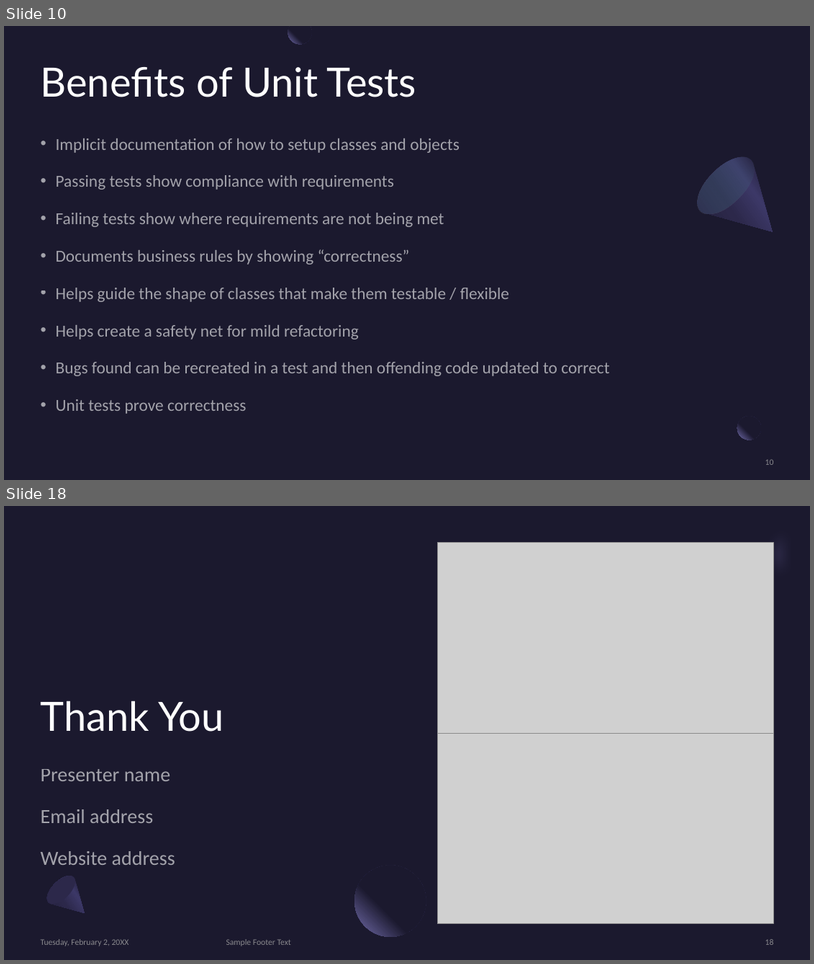
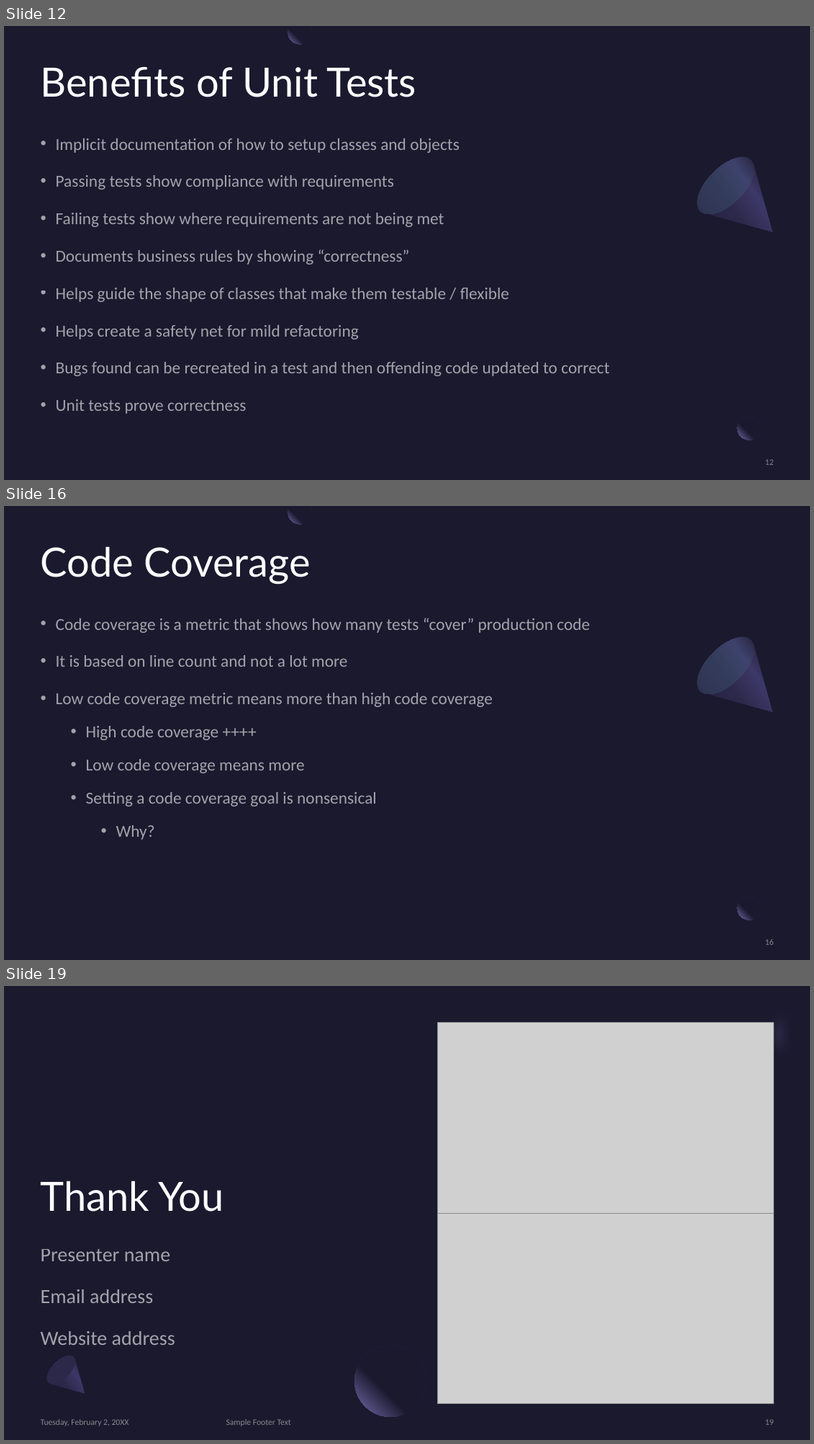
Before and after one commit to Three97/UnitTestingPresentation, a slide deck: PowerPoint/UnitTestingInCSharp.pptx. Shown one above the other, each under a label of ours: slides 10 and 18 before the commit, slides 12, 16 and 19 after it; the slides between them are not shown. The pictures are 814x964 and 814x1444 pixels, drawn with LibreOffice and Linux fonts; fonts in the diff are those of the drawing; grey boxes stand for pictures. Boxes give left, top, right and bottom in pixels: in the first picture for what was removed or moved away, otherwise in the second. Text is boxed around its words. In the diff, an @@ line names an element or a change of style, - is before the commit and + after.

```diff
--- a/PowerPoint/UnitTestingInCSharp.pptx
+++ b/PowerPoint/UnitTestingInCSharp.pptx
@@ slide 16 added at (4, 506, 810, 960), background #1B192E; not listed: 2 template elements that a slide beside it also shows @@
@@ freeform shape added at (288, 506, 312, 524), fill gradient #1B192E to #7771B2 @@
@@ title added at (41, 546, 310, 584), 48 pt, text #FFFFFF @@
+Code Coverage
@@ text added at (56, 618, 590, 839), 20 pt, text #FFFFFF at 60% opacity @@
+• Code coverage is a metric that shows how many tests “cover” production code
+• It is based on line count and not a lot more
+• Low code coverage metric means more than high code coverage
+  • High code coverage ++++
+  • Low code coverage means more
+  • Setting a code coverage goal is nonsensical
+    • Why?
@@ freeform shape added at (689, 627, 798, 737), fill gradient #2C284A to #3C3867 to #1B192E @@
@@ ellipse added at (689, 627, 764, 703), fill gradient #454075 to #5BEFC1 @@
@@ page number added at (766, 939, 774, 944), 10 pt, text #A6A6A6 at 80% opacity @@
+16
@@ what was slide 10 is now slide 12 @@
@@ page number at (766, 459, 774, 464): text changed @@
-10
+12
@@ what was slide 18 is now slide 19 @@
```
Also in this commit, not shown: 8 slides changed, 5 other slides added, 5 slides removed, 1 other file.
